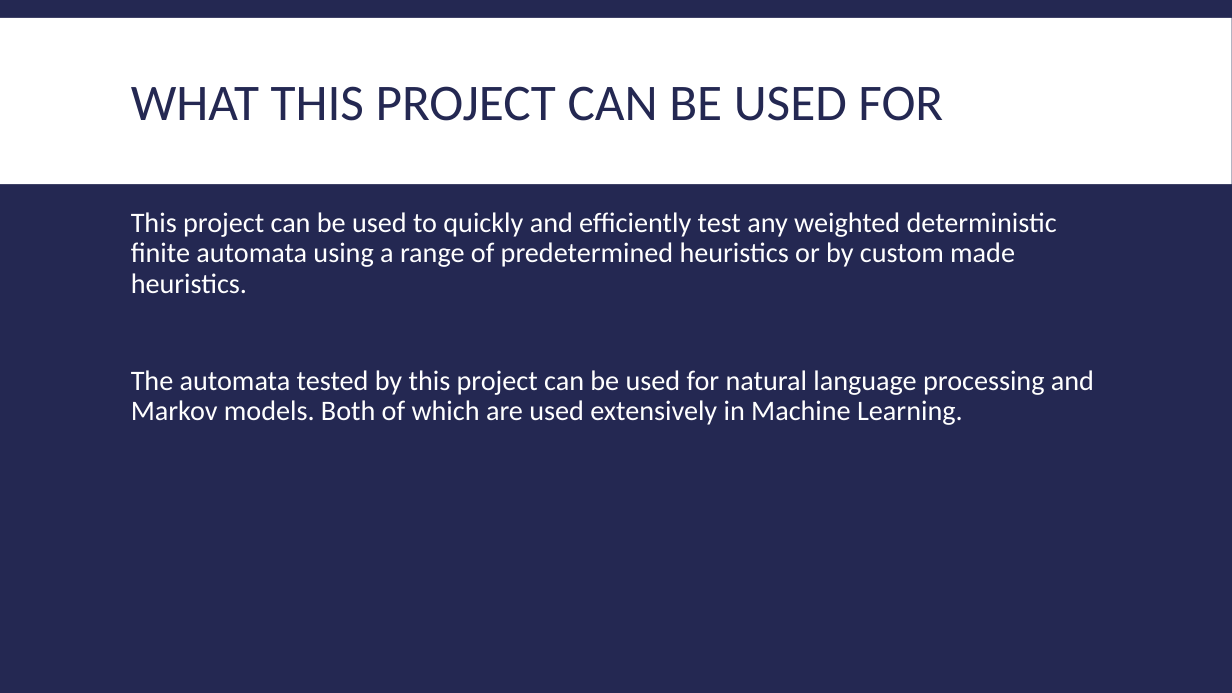
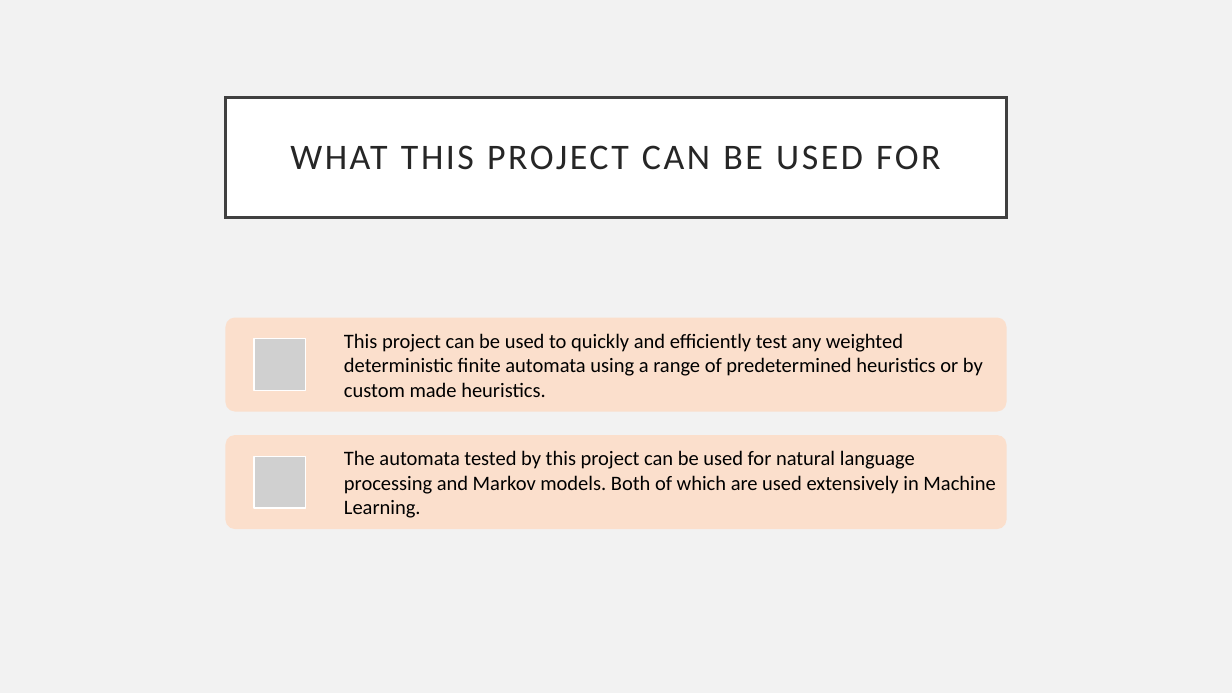
Before and after one commit to Jacobsma/CS477-Project, a slide deck: slide 24 of implementation.pptx. Drawn at 1232x693 pixels with LibreOffice and Linux fonts; fonts in the diff are those of the drawing; grey boxes stand for pictures. Boxes give left, top, right and bottom in pixels: in the first picture for what was removed or moved away, otherwise in the second. Text is boxed around its words. In the diff, an @@ line names an element or a change of style, - is before the commit and + after.

```diff
--- a/implementation.pptx
+++ b/implementation.pptx
@@ background #242852 to #F2F2F2 @@
@@ rectangle removed at bbox=[0, 18, 1232, 184] @@
@@ title "WHAT THIS PROJECT CAN BE ...": place and size @@
-title "WHAT THIS PROJECT CAN BE ..." at bbox=[131, 86, 943, 121]
+title "WHAT THIS PROJECT CAN BE ..." at bbox=[226, 97, 1006, 217]
@@ title "WHAT THIS PROJECT CAN BE ..." at bbox=[226, 97, 1006, 217]: size 40 to 28 pt, text colour #242852 to #262626, letter spacing 0 to 2 pt; alignment left to centre; line spacing 0.85 to 0.9; fill none to #FFFFFF; outline none to #404040 2.5 pt @@
@@ text removed at bbox=[131, 212, 1094, 425] @@
-This project can be used to quickly and efficiently test any weighted deterministic finite automata using a range of predetermined heuristics or by custom made heuristics.
-The automata tested by this project can be used for natural language processing and Markov models. Both of which are used extensively in Machine Learning.
@@ group added at bbox=[226, 318, 1006, 530]: 2 rounded rectangles, 2 pictures, 2 texts @@
+This project can be used to quickly and efficiently test any weighted deterministic finite automata using a range of predetermined heuristics or by custom made heuristics.
+The automata tested by this project can be used for natural language processing and Markov models. Both of which are used extensively in Machine Learning.
```
Also in this commit, not shown: 20 other slides changed, 3 slides added, 3 slides removed, 1 other file.
